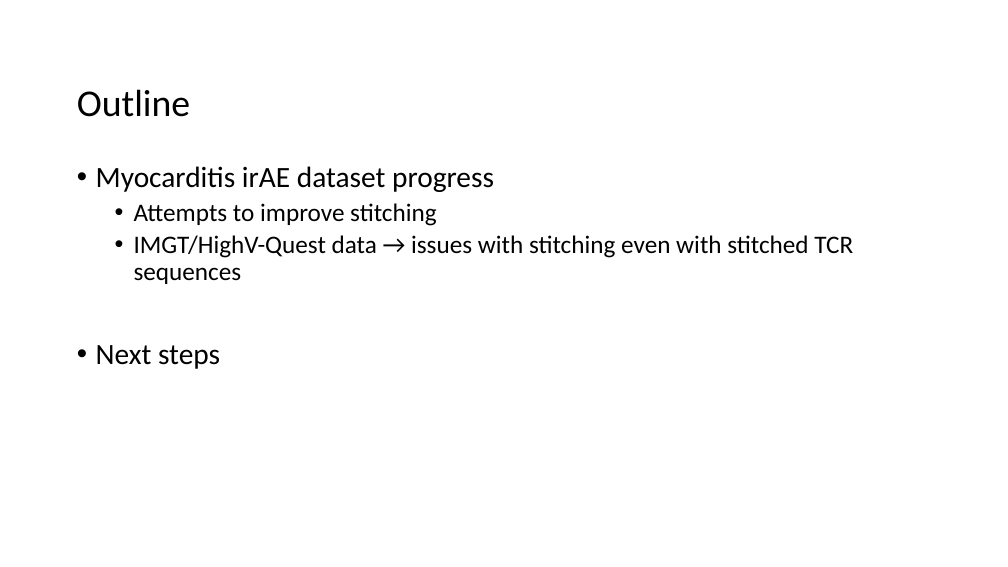
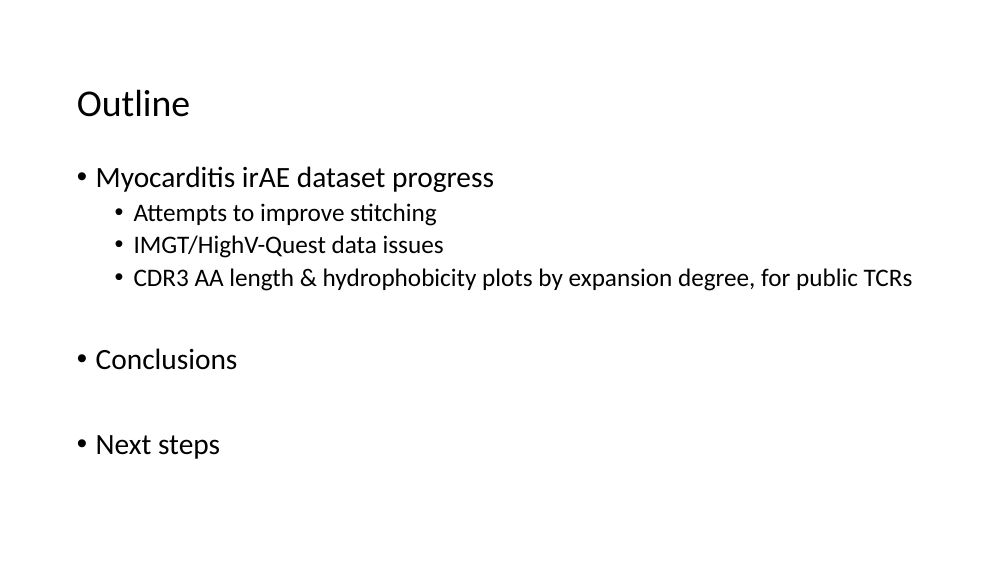
Before and after one commit to tybottorff/bottorffdocs, a slide deck: slide 2 of linsley_postdoc/presentations/weekly_meetings/11_9_23.pptx. Drawn at 1008x567 pixels with LibreOffice and Linux fonts; fonts in the diff are those of the drawing. Boxes give left, top, right and bottom in pixels: in the first picture for what was removed or moved away, otherwise in the second. Text is boxed around its words. In the diff, an @@ line names an element or a change of style, - is before the commit and + after.

```diff
--- a/linsley_postdoc/presentations/weekly_meetings/11_9_23.pptx
+++ b/linsley_postdoc/presentations/weekly_meetings/11_9_23.pptx
@@ text at box(96, 235, 913, 370): text changed @@
-  • IMGT/HighV-Quest data → issues with stitching even with stitched TCR sequences
+  • IMGT/HighV-Quest data issues
+  • CDR3 AA length & hydrophobicity plots by expansion degree, for public TCRs
+• Conclusions
```
Also in this commit, not shown: 7 other slides changed.
